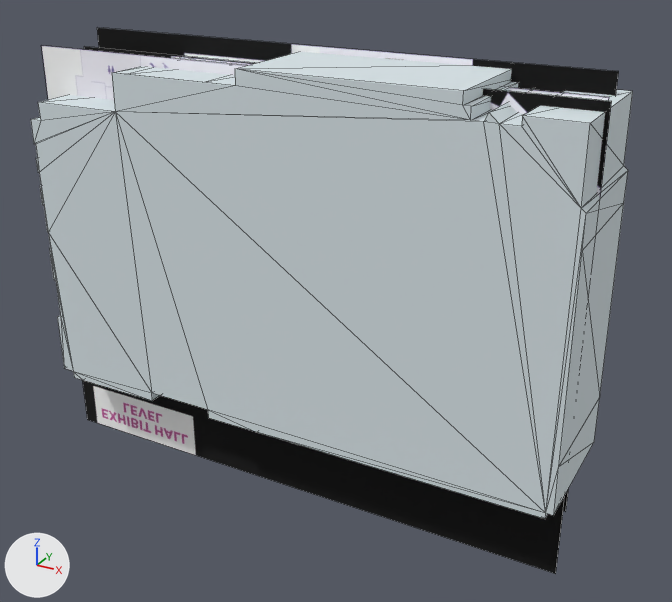
The OBJ model public/models/nweventshow2023/model.obj, before and after one commit.
Before and after are seen from a 50 mm camera at (14.1, -25.3, 11.4) aimed at (1.2, -1.8, -0.3). The lights are fixed; the arrows at lower left show +X, +Y and +Z. The older version comes first. Mesh edges are drawn as thin lines. Where no turn or scale is listed for an object, it has been applied to the vertices.

Names of what the first picture shows: '3 3_0', 'BG building', 'EXHIBITHALL EXHIBITHALL_0' and 1 more.
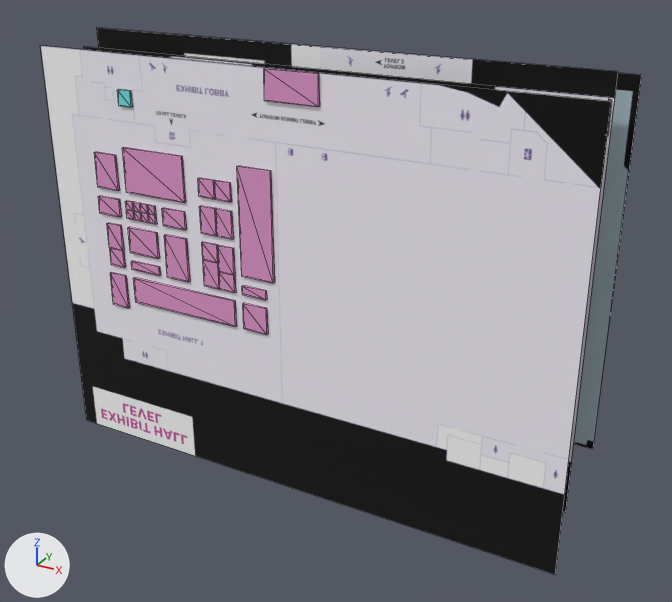
Changed parts and their boxes (x1, y1, x2, y2) in the pictures (672 x 602 px):
'BG building', deleted: before (31, 52, 633, 519)
'BG BG_0', added: after (574, 73, 642, 449)
'EXHIBITHALL EXHIBITHALL_0', unchanged, uncovered by the edit: before (41, 45, 612, 574); after (40, 45, 611, 574)
'EXHIBITHALL b738', unchanged, uncovered by the edit: after (237, 166, 275, 283)
'EXHIBITHALL b708', unchanged, uncovered by the edit: after (122, 147, 186, 203)
'EXHIBITHALL b1008', unchanged, uncovered by the edit: after (133, 278, 237, 327)

Patch to the scene script:
```diff
--- a/public/models/nweventshow2023/model.obj.py
+++ b/public/models/nweventshow2023/model.obj.py
@@ img_bg_0_webp @@
+img_bg_0_webp = load_image('BG_0.webp', 'textures/BG_0.webp', 5912, 3789, 'sRGB')
@@ mat_bg_0_webp @@
+mat_bg_0_webp = principled_material('BG_0.webp')
+mat_bg_0_webp.texture = img_bg_0_webp
+mat_bg_0_webp.roughness = 1.0
@@ me_bg_bg_0 @@
+me_bg_bg_0.from_pydata(...)  # 4 vertices, 1 face; spans x -8.5..9.3, y 0.0, z -4.3..7.1
+me_bg_bg_0.materials.append(mat_bg_0_webp)  # picture img_bg_0_webp
@@ ob_bg_building @@
-ob_bg_building = bpy.data.objects.new('BG building', me_bg_building)
-ob_bg_building.location = (0.0, 0.0, 0.0)
@@ ob_bg_bg_0 @@
+ob_bg_bg_0 = bpy.data.objects.new('BG BG_0', me_bg_bg_0)
+ob_bg_bg_0.location = (0.0, 0.0, 0.0)
```
